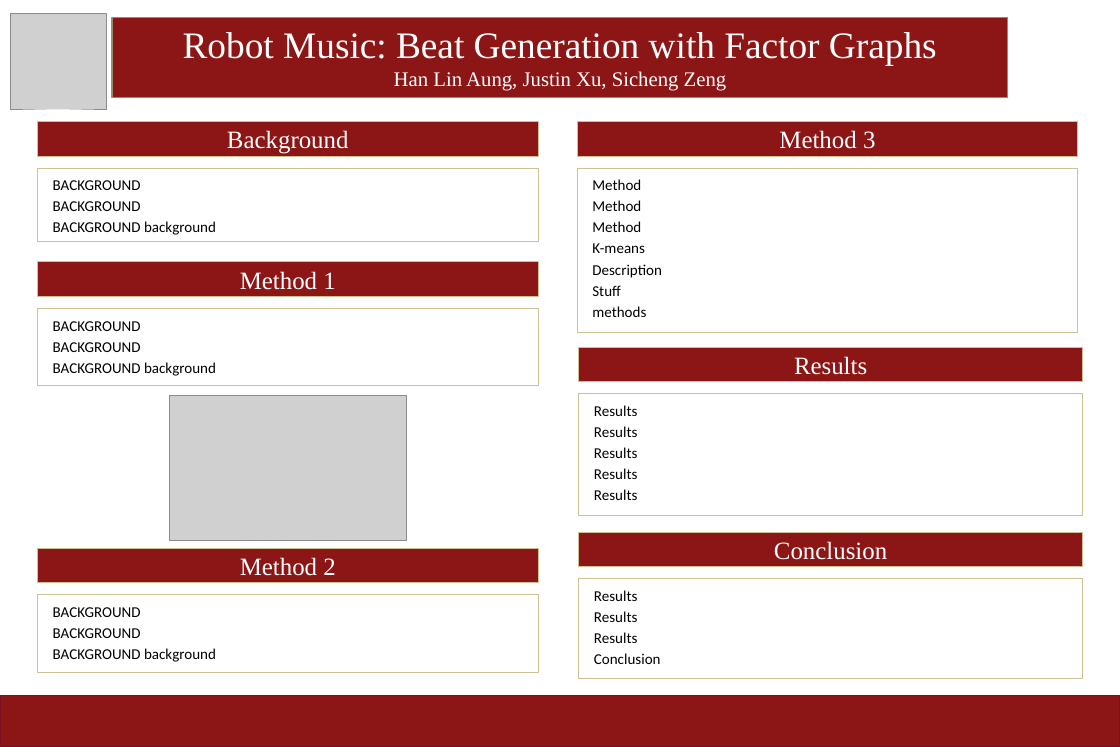
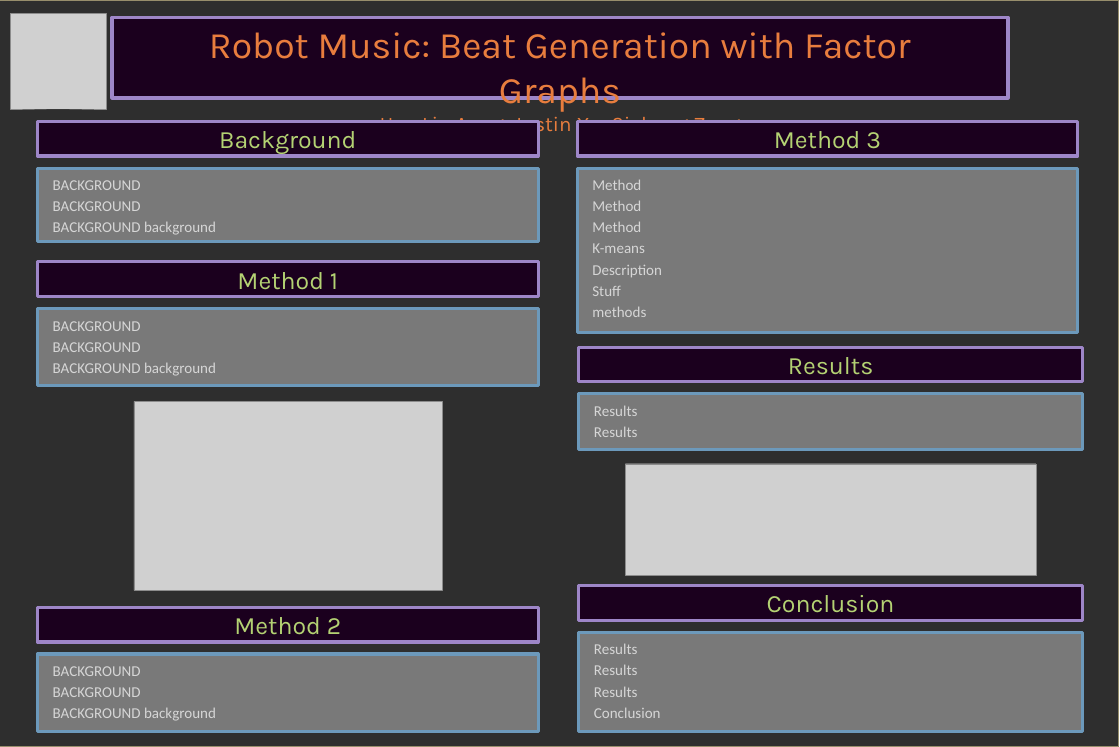
Before and after one commit to justinxu421/Robot_music, a slide deck: slide 1 of poster_RobotMusic.pptx. Drawn at 1120x747 pixels with LibreOffice and Linux fonts; fonts in the diff are those of the drawing; grey boxes stand for pictures. Boxes give left, top, right and bottom in pixels: in the first picture for what was removed or moved away, otherwise in the second. Text is boxed around its words. In the diff, an @@ line names an element or a change of style, - is before the commit and + after.

```diff
--- a/poster_RobotMusic.pptx
+++ b/poster_RobotMusic.pptx
@@ rectangle added at [0,0,1119,747], fill #2E2E2E, outline #988E6C 2 pt @@
@@ rectangle at [112,17,1008,98]: fill #8C1515 to #1B001E; outline #988E6C 2 pt to #9E86C8 6 pt @@
@@ text "Robot Music: Beat Generation with ..." at [209,32,910,137]: font Times New Roman to Karla, text colour #FFFFFF to #E87D3E @@
@@ picture: place and size @@
-picture at [169,395,406,540]
+picture at [134,401,442,590]
@@ text colour #000000 to #D6D6D6; fill #FFFFFF to #797979; outline #CDC092 2 pt to #6C99BB 6 pt in 6 elements at [37,168,538,245], [37,308,538,386], [577,168,1078,333], [579,632,1083,731], [37,654,538,731], [579,394,1083,449] @@
@@ rectangle "Results": place and size @@
-rectangle "Results" at [579,394,1083,515]
+rectangle "Results" at [579,394,1083,449]
@@ text in rectangle at [594,447,638,500]: paragraphs removed @@
-Results
-Results
-Results
@@ picture added at [625,464,1036,575] @@
@@ rectangle "Conclusion": place and size @@
-rectangle "Conclusion" at [579,532,1083,567]
+rectangle "Conclusion" at [579,585,1083,620]
@@ font Times New Roman to Karla, text colour #FFFFFF to #B4D273; fill #8C1515 to #1B001E; outline #CDC092 2 pt to #9E86C8 6 pt in 6 elements at [37,121,538,156], [37,262,538,296], [579,347,1083,382], [577,121,1078,156], [579,585,1083,620], [37,607,538,642] @@
@@ rectangle "Method 2": place and size @@
-rectangle "Method 2" at [37,548,538,583]
+rectangle "Method 2" at [37,607,538,642]
@@ rectangle "BACKGROUND": place and size @@
-rectangle "BACKGROUND" at [37,595,538,672]
+rectangle "BACKGROUND" at [37,654,538,731]
@@ rectangle "Results": place and size @@
-rectangle "Results" at [579,579,1083,678]
+rectangle "Results" at [579,632,1083,731]
@@ rectangle removed at [0,695,1120,747] @@
```
Also in this commit, not shown: 9 other files.
